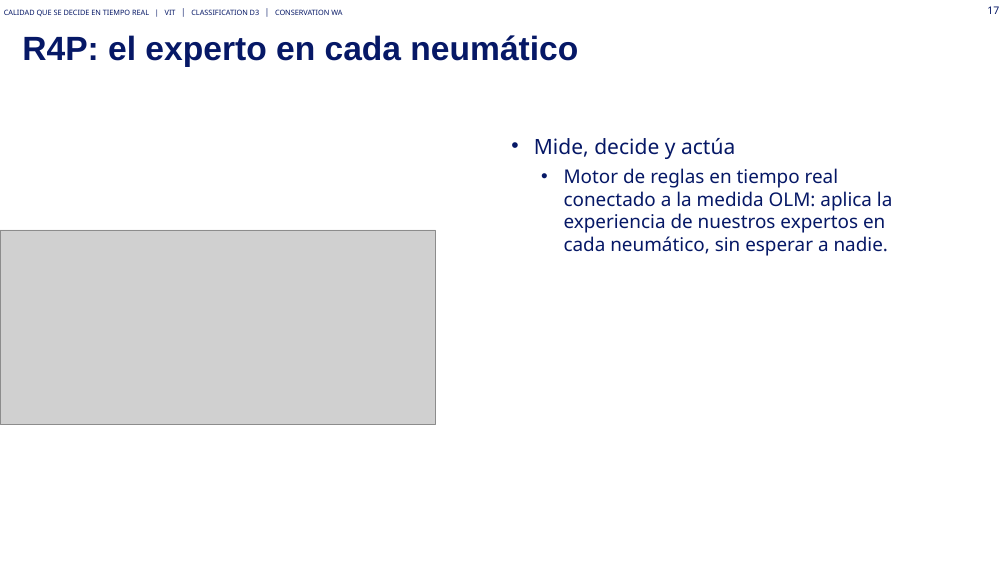
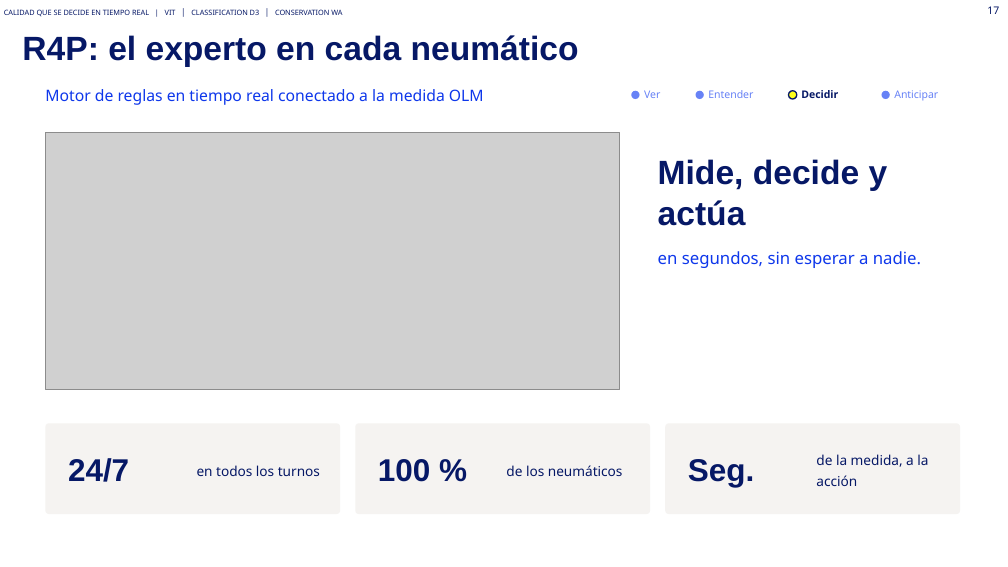
Before and after one commit to Asierenux/blank-app, a slide deck: slide 17 of presentaciones/Michelin_Hyundai_Fabricacion_Digital_ES_plantilla2026.pptx. Drawn at 1008x567 pixels with LibreOffice and Linux fonts; fonts in the diff are those of the drawing; grey boxes stand for pictures. Boxes give left, top, right and bottom in pixels: in the first picture for what was removed or moved away, otherwise in the second. Text is boxed around its words. In the diff, an @@ line names an element or a change of style, - is before the commit and + after.

```diff
--- a/presentaciones/Michelin_Hyundai_Fabricacion_Digital_ES_plantilla2026.pptx
+++ b/presentaciones/Michelin_Hyundai_Fabricacion_Digital_ES_plantilla2026.pptx
@@ text added at [45,89,484,105], 15 pt, text #0E37EB @@
+Motor de reglas en tiempo real conectado a la medida OLM
@@ ellipse added at [631,91,640,99], fill #6782F6 @@
@@ text added at [644,90,660,98], 10 pt, text #6782F6 @@
+Ver
@@ ellipse added at [696,91,704,99], fill #6782F6 @@
@@ text added at [708,90,753,98], 10 pt, text #6782F6 @@
+Entender
@@ ellipse added at [789,91,797,99], fill #FFFF1A, outline #061866 1.25 pt @@
@@ text added at [801,90,838,98], 10 pt, text #061866, bold @@
+Decidir
@@ ellipse added at [882,91,890,99], fill #6782F6 @@
@@ text added at [894,90,938,101], 10 pt, text #6782F6 @@
+Anticipar
@@ picture: place and size @@
-picture at [0,230,436,425]
+picture at [45,132,620,389]
@@ text removed at [534,138,892,256] @@
-• Mide, decide y actúa
-  • Motor de reglas en tiempo real conectado a la medida OLM: aplica la experiencia de nuestros expertos en cada neumático, sin esperar a nadie.
@@ text added at [658,159,921,268], 16 pt, text #0E37EB @@
+Mide, decide y actúa
+en segundos, sin esperar a nadie.
@@ rounded rectangle added at [45,423,340,514], fill #F5F3F1 @@
@@ rounded rectangle added at [355,423,650,514], fill #F5F3F1 @@
@@ rounded rectangle added at [665,423,960,514], fill #F5F3F1 @@
@@ text added at [68,458,129,482], 30 pt, text #061866, bold @@
+24/7
@@ text added at [197,465,320,476], 13 pt, text #061866 @@
+en todos los turnos
@@ text added at [378,459,431,482], 30 pt, text #061866, bold @@
+100 %
@@ text added at [506,465,623,476], 13 pt, text #061866 @@
+de los neumáticos
@@ text added at [688,459,754,487], 30 pt, text #061866, bold @@
+Seg.
@@ text added at [816,454,928,486], 13 pt, text #061866 @@
+de la medida, a la acción
```
Also in this commit, not shown: 25 other slides changed, 1 other file.
